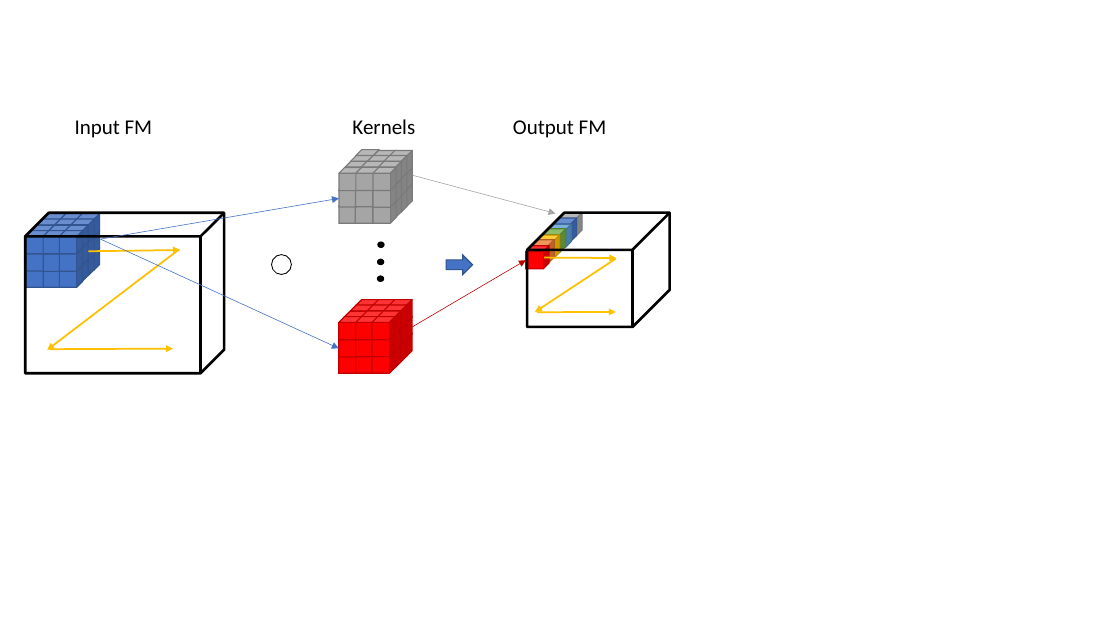
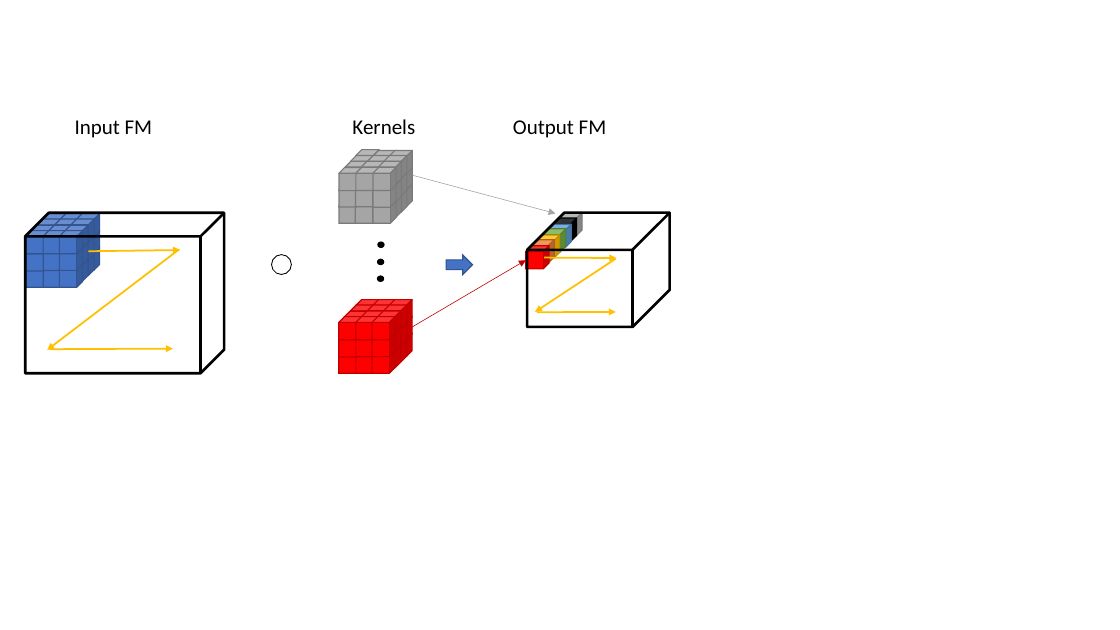
Before and after one commit to ggheysen/UCL-EPL-Master-Thesis-2019-2020, a slide deck: slide 1 of Image/conv.pptx. Drawn at 1120x630 pixels with LibreOffice and Linux fonts; fonts in the diff are those of the drawing; background and template pictures are left out. Boxes give left, top, right and bottom in pixels: in the first picture for what was removed or moved away, otherwise in the second. Text is boxed around its words. In the diff, an @@ line names an element or a change of style, - is before the commit and + after.

```diff
--- a/Image/conv.pptx
+++ b/Image/conv.pptx
@@ arrow removed from (100, 239) to (339, 198) @@
@@ arrow removed from (101, 239) to (339, 349) @@
@@ cube at (554, 218, 577, 242): fill #4472C4 to #000000; outline #325491 1 pt to #000000 1 pt @@
```
Also in this commit, not shown: 19 other files.
